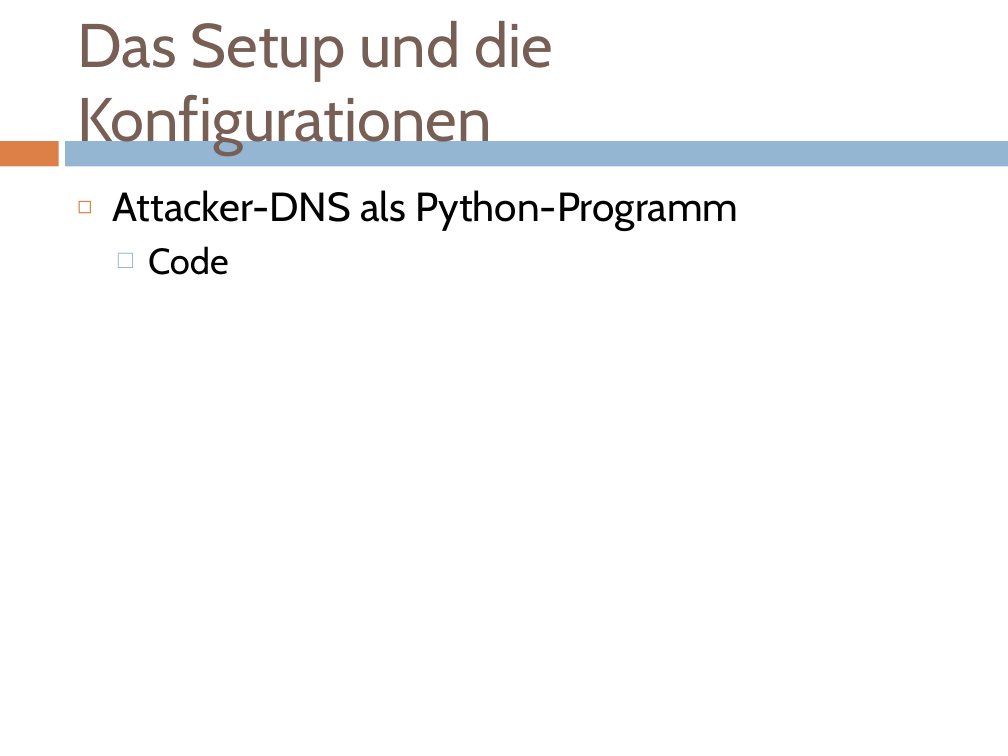
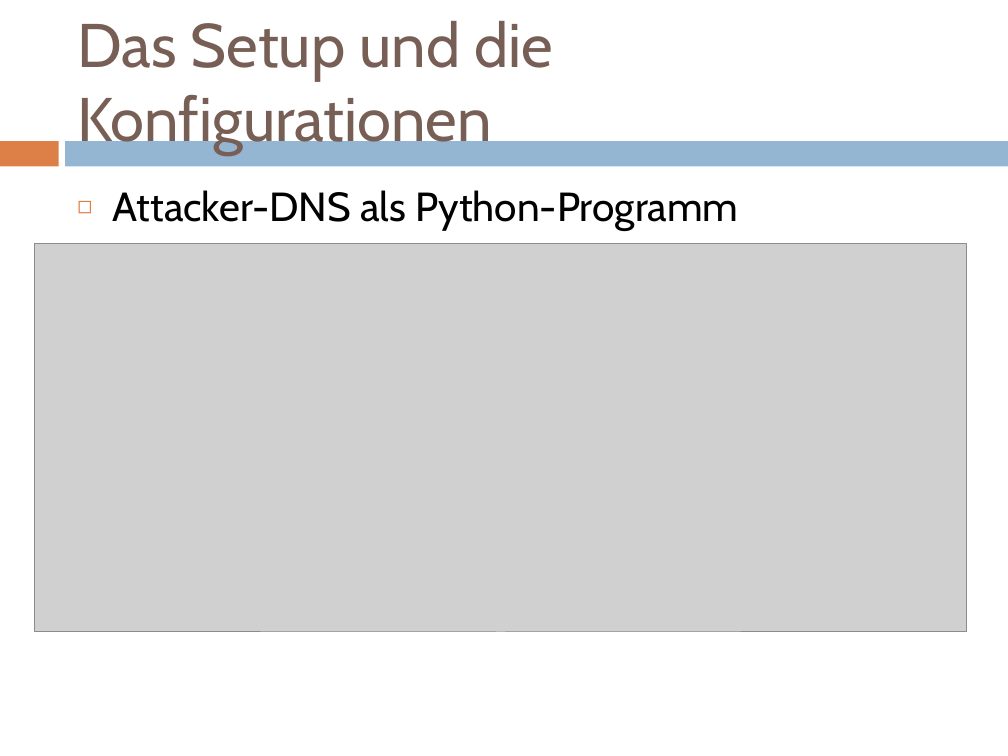
Before and after one commit to doctordebug/Hackerpraktikum, a slide deck: slide 8 of Präsentationen/PT3.pptx (slide 9 before the commit). Drawn at 1008x756 pixels with LibreOffice and Linux fonts; fonts in the diff are those of the drawing; grey boxes stand for pictures. Boxes give left, top, right and bottom in pixels: in the first picture for what was removed or moved away, otherwise in the second. Text is boxed around its words. In the diff, an @@ line names an element or a change of style, - is before the commit and + after.

```diff
--- a/Präsentationen/PT3.pptx
+++ b/Präsentationen/PT3.pptx
@@ picture added at (34, 243, 966, 632) @@
@@ text at (148, 246, 229, 275): paragraph removed @@
-  □ Code
```
Also in this commit, not shown: 3 other slides changed, 1 slide added, 2 slides removed, 4 other files.
